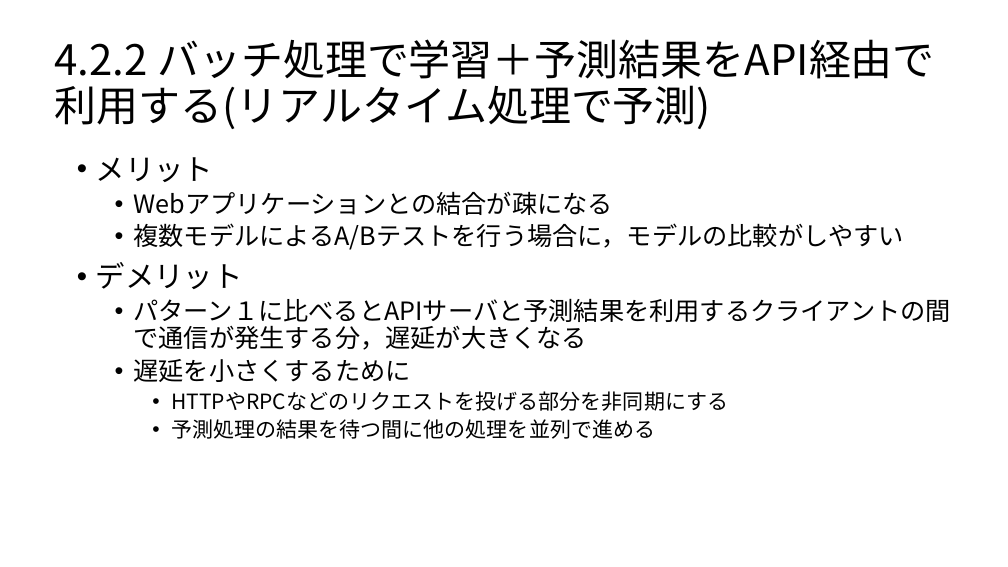
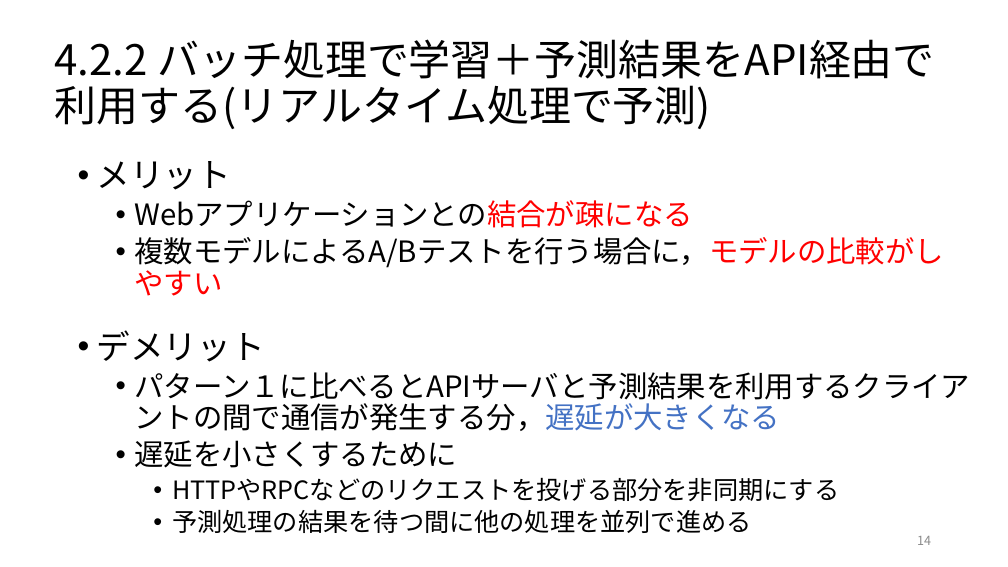
Before and after one commit to ryosuke-ku/Rinko, a slide deck: slide 14 of 仕事ではじめる機械学習第4章.pptx. Drawn at 1008x567 pixels with LibreOffice and Linux fonts; fonts in the diff are those of the drawing. Boxes give left, top, right and bottom in pixels: in the first picture for what was removed or moved away, otherwise in the second. Text is boxed around its words. In the diff, an @@ line names an element or a change of style, - is before the commit and + after.

Commit message:
add 仕事で始める機械学習第4章を編集しました

```diff
--- a/仕事ではじめる機械学習第4章.pptx
+++ b/仕事ではじめる機械学習第4章.pptx
@@ text "メリット" at box(97, 161, 970, 533): size 28 to 32 pt in "メリット", "デメリット"; size 24 to 28 pt in "Webアプリケーションとの結合が疎になる", "複数モデルによるA/Bテストを行う場合に，モデルの比較がしやすい", "パターン１に比べるとAPIサーバと予測結果を利用するクライアントの間で通信が発生する分，遅延が大きくなる", "遅延を小さくするために"; text colour #000000 to #FF0000 in "Webアプリケーションとの結合が疎になる", "複数モデルによるA/Bテストを行う場合に，モデルの比較がしやすい"; text colour #000000 to #4472C4 in "パターン１に比べるとAPIサーバと予測結果を利用するクライアントの間で通信が発生する分，遅延が大きくなる"; size 20 to 24 pt in "HTTPやRPCなどのリクエストを投げる部分を非同期にする", "予測処理の結果を待つ間に他の処理を並列で進める" @@
@@ page number added at box(917, 536, 931, 545), 12 pt, text #8C8C8C @@
+14
```
Also in this commit, not shown: 22 other slides changed, 5 slides added, 1 other file.
